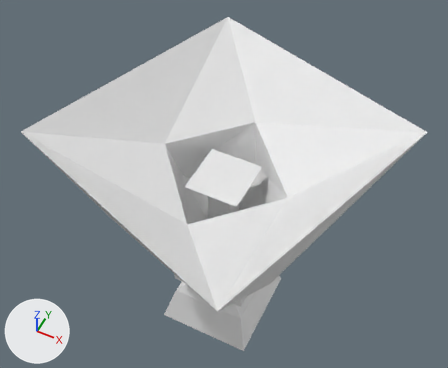
A saved change to the Blender file model/fish/flower-like.blend.
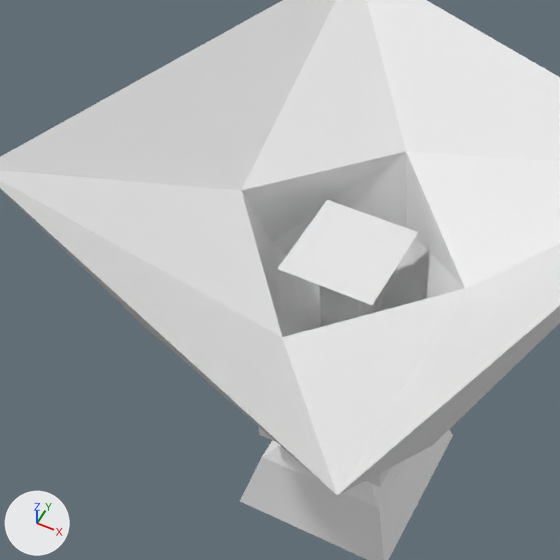
Old and new are each drawn whole from a 50 mm lens placed at (1.31, -2.62, 4.6), pointed at (-0.1, 0.2, 1.08) and again close up on the part from 7% to 76% of the width and 11% to 94% of the height. The axes (+X, +Y, +Z) are drawn at lower left. The lights are the same throughout.
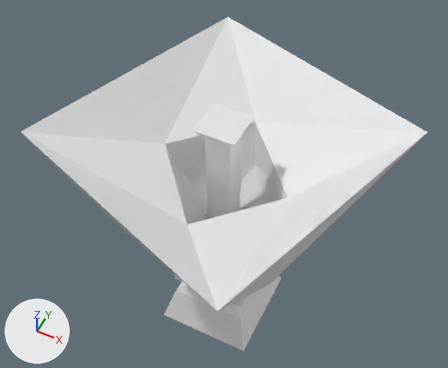
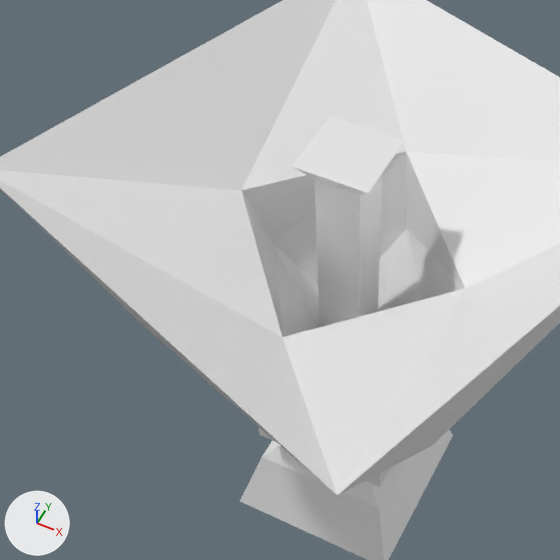
Pixel boxes [x1, y1, x2, y2] of what changed, in the close-ups (560 x 560 px):
'mesh', added
    after: [291, 116, 405, 327]
part 1 of me_cube, cut back
    before: [277, 200, 418, 327]

Patch to the scene script:
```diff
--- a/model/fish/flower-like.blend.py
+++ b/model/fish/flower-like.blend.py
@@ me_cube @@
 # used by ob_cube; location = (0.0, 0.0, 0.0)
-me_cube.from_pydata(...)  # 72 vertices, 70 faces; spans x -1.18..1.18, y -1.19..1.19, z -0.15..1.84
+me_cube.from_pydata(...)  # 64 vertices, 62 faces; spans x -1.18..1.18, y -1.19..1.19, z -0.15..1.84
+# me_cube part 1
+# 8 vertices are removed from x -0.2..0.2, y -0.21..0.21, z 1.27..1.41
+# 9 faces are deleted
+# 1 new face joins them
 me_cube.materials.append(mat_material)
@@ me_cube_001 @@
+me_cube_001.from_pydata(...)  # 24 vertices, 22 faces; spans x -0.148..0.148, y -0.15..0.15, z 0.938..1.912
@@ ob_mesh @@
+ob_mesh = bpy.data.objects.new('mesh', me_cube_001)
+ob_mesh.location = (0.0, 0.0, 0.0)
```
